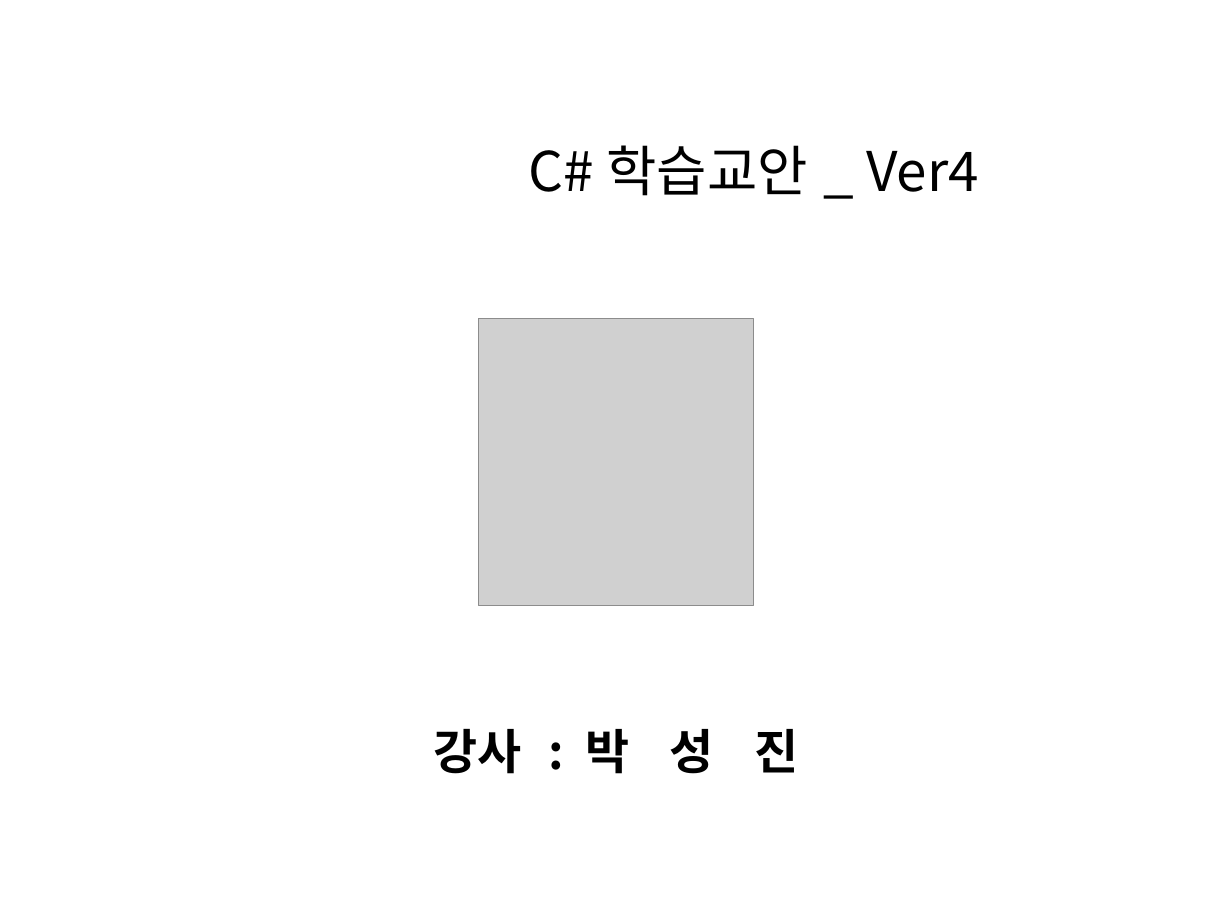
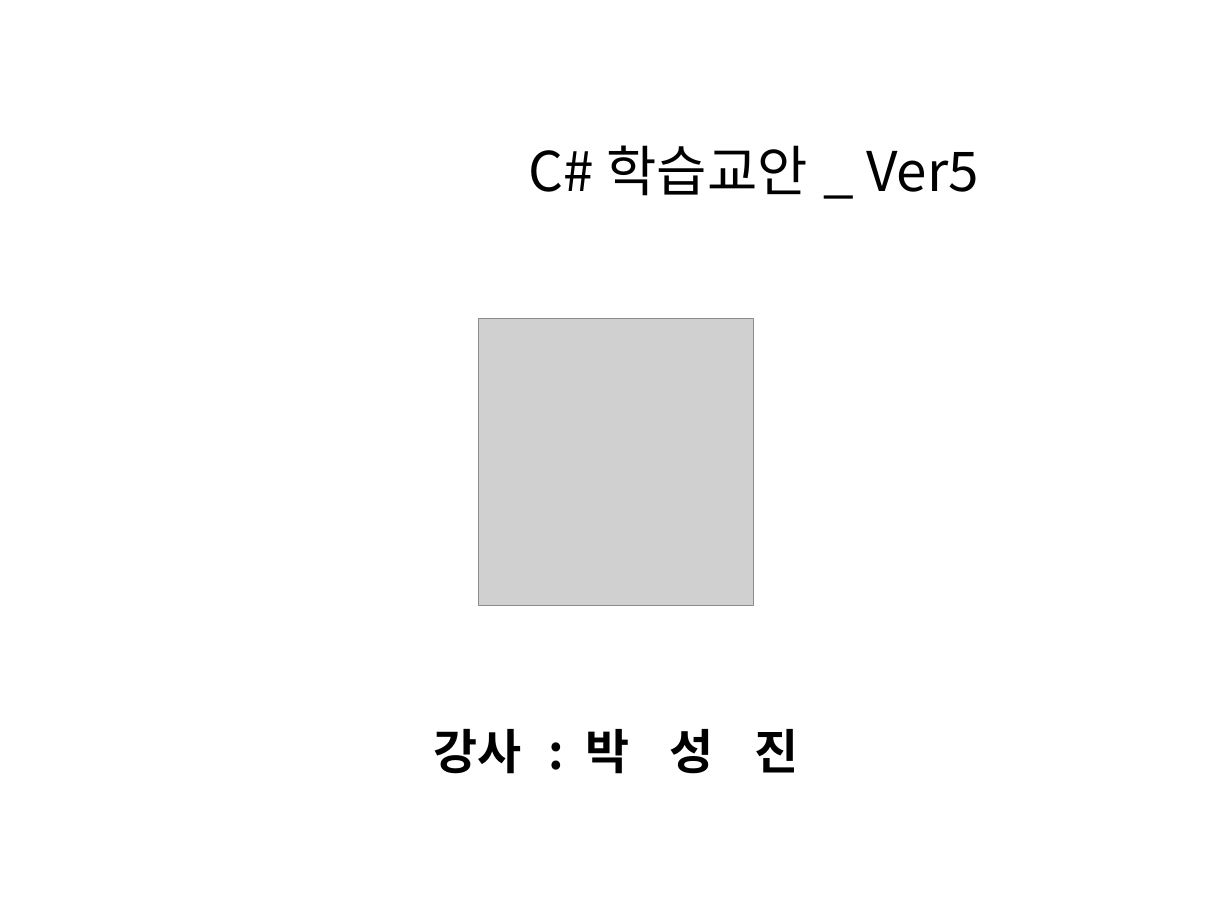
Before and after one commit to skymorning/myProject1_Java, a slide deck: slide 1 of C#학습교안.pptx. Drawn at 1232x924 pixels with LibreOffice and Linux fonts; fonts in the diff are those of the drawing; grey boxes stand for pictures. Boxes give left, top, right and bottom in pixels: in the first picture for what was removed or moved away, otherwise in the second. Text is boxed around its words. In the diff, an @@ line names an element or a change of style, - is before the commit and + after.

Commit message:
ver5로 수정후에 cmd에서 clone해보자

```diff
--- a/C#학습교안.pptx
+++ b/C#학습교안.pptx
@@ text at <box>529,145,979,196</box>: text changed @@
-C# 학습교안 _ Ver4
+C# 학습교안 _ Ver5
```
